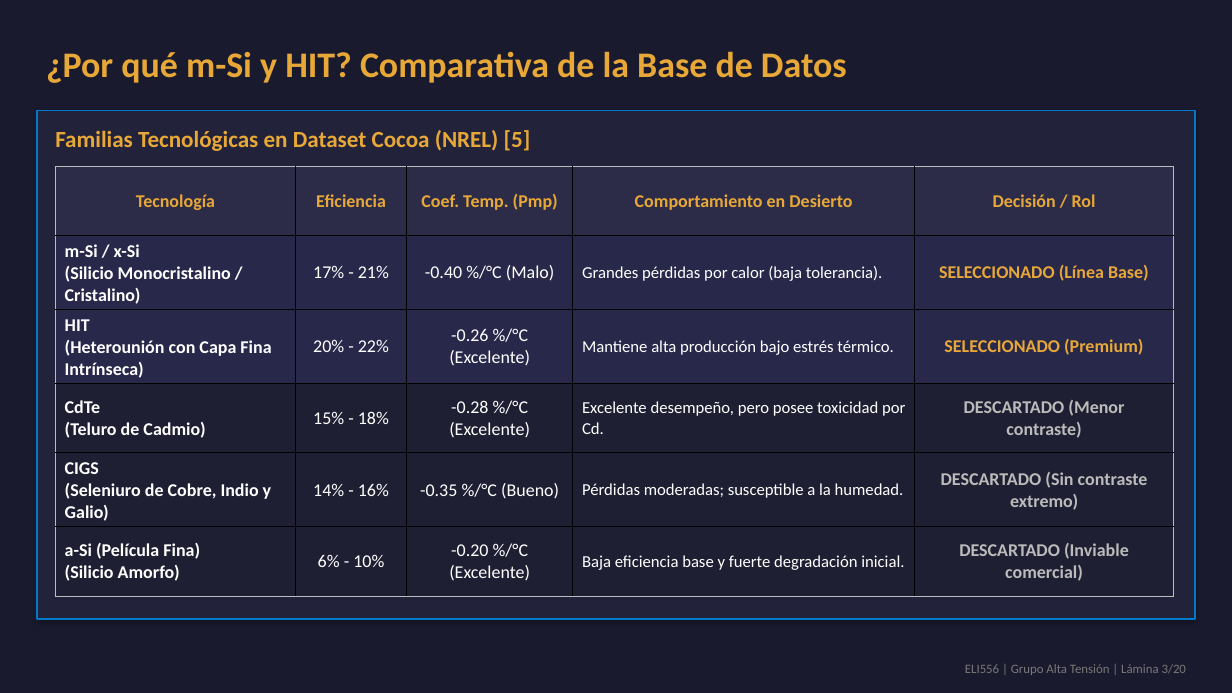
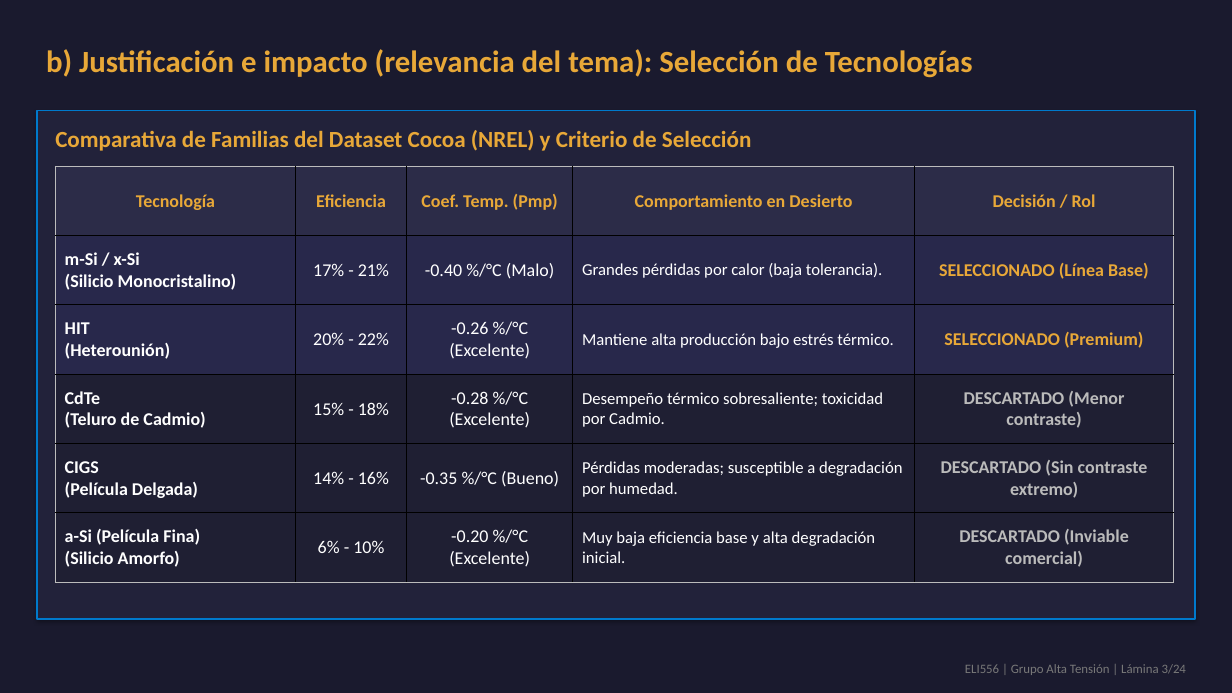
Before and after one commit to theChosen16/t2-paneles, a slide deck: slide 3 of output/Presentacion_Final_ELI556_Atacama.pptx. Drawn at 1232x693 pixels with LibreOffice and Linux fonts; fonts in the diff are those of the drawing. Boxes give left, top, right and bottom in pixels: in the first picture for what was removed or moved away, otherwise in the second. Text is boxed around its words. In the diff, an @@ line names an element or a change of style, - is before the commit and + after.

```diff
--- a/output/Presentacion_Final_ELI556_Atacama.pptx
+++ b/output/Presentacion_Final_ELI556_Atacama.pptx
@@ text at (46, 49, 973, 78): text changed; size 28 to 24 pt @@
-¿Por qué m-Si y HIT? Comparativa de la Base de Datos
+b) Justificación e impacto (relevancia del tema): Selección de Tecnologías
@@ text at (55, 130, 752, 151): text changed @@
-Familias Tecnológicas en Dataset Cocoa (NREL) [5]
+Comparativa de Familias del Dataset Cocoa (NREL) y Criterio de Selección
@@ table at (55, 166, 1174, 582) @@
-row 2, column 1: m-Si / x-Si / (Silicio Monocristalino / Cristalino)
+row 2, column 1: m-Si / x-Si / (Silicio Monocristalino)
-row 3, column 1: HIT / (Heterounión con Capa Fina Intrínseca)
+row 3, column 1: HIT / (Heterounión)
-row 4, column 4: Excelente desempeño, pero posee toxicidad por Cd.
+row 4, column 4: Desempeño térmico sobresaliente; toxicidad por Cadmio.
-row 5, column 1: CIGS / (Seleniuro de Cobre, Indio y Galio)
+row 5, column 1: CIGS / (Película Delgada)
-row 5, column 4: Pérdidas moderadas; susceptible a la humedad.
+row 5, column 4: Pérdidas moderadas; susceptible a degradación por humedad.
-row 6, column 4: Baja eficiencia base y fuerte degradación inicial.
+row 6, column 4: Muy baja eficiencia base y alta degradación inicial.
@@ text at (965, 664, 1186, 675): text changed @@
-ELI556 | Grupo Alta Tensión | Lámina 3/20
+ELI556 | Grupo Alta Tensión | Lámina 3/24
```
Also in this commit, not shown: 16 other slides changed, 7 slides added, 3 slides removed, 29 other files.
